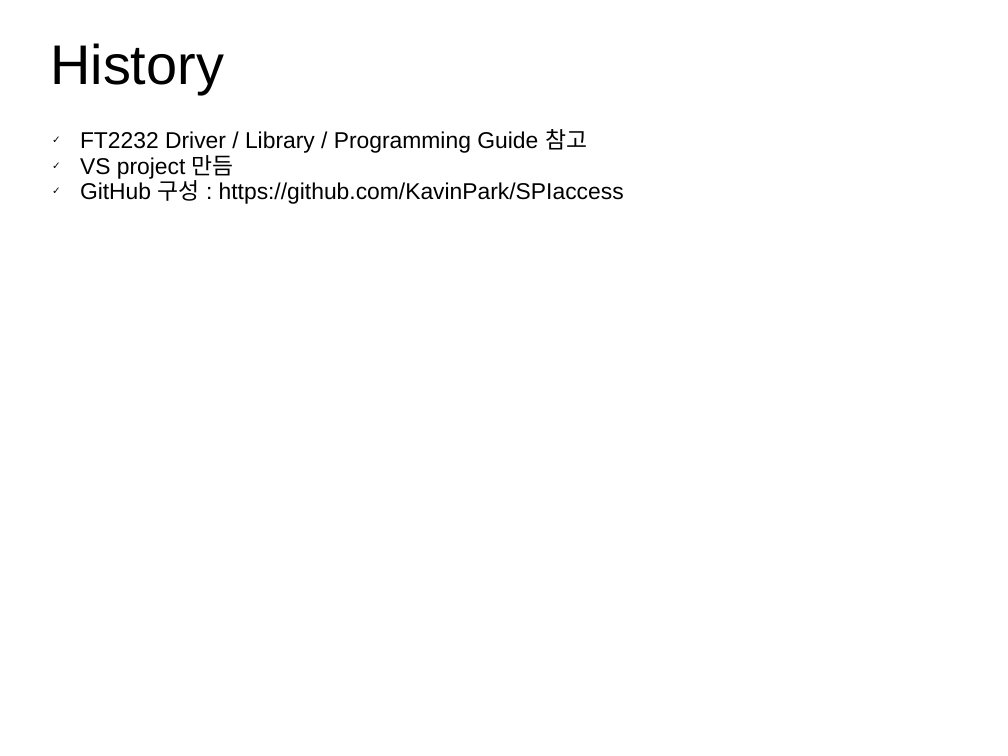
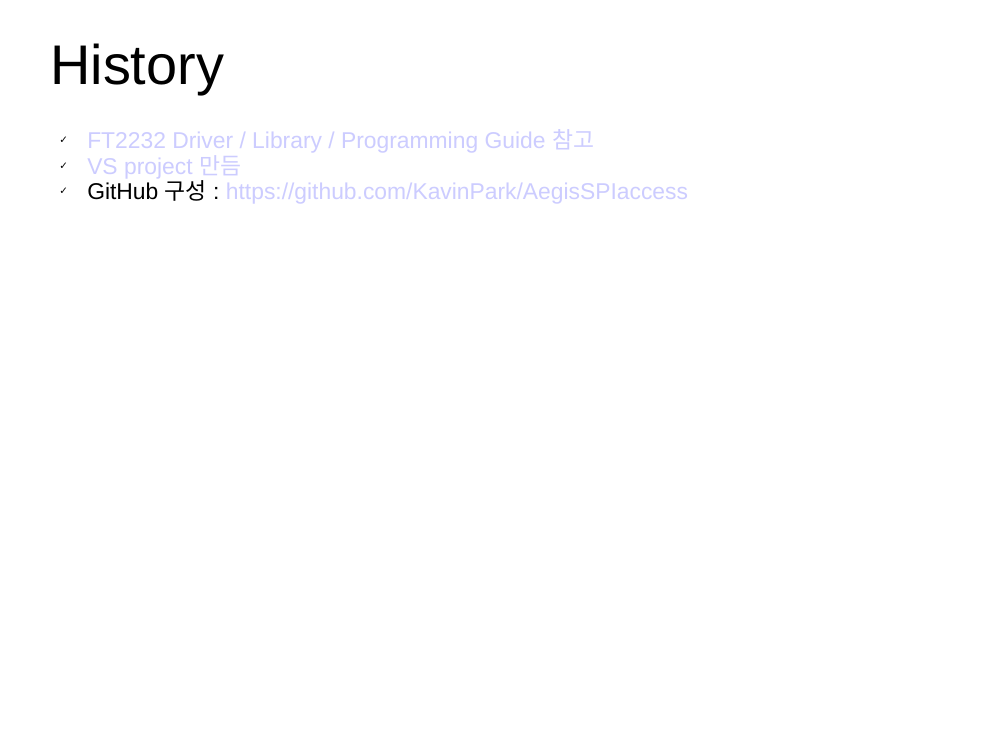
Before and after one commit to KavinPark/AegisSPIaccess, a slide deck: slide 1 of AegisSPI.ppt. Drawn at 1008x756 pixels with LibreOffice and Linux fonts; fonts in the diff are those of the drawing. Boxes give left, top, right and bottom in pixels: in the first picture for what was removed or moved away, otherwise in the second. Text is boxed around its words. In the diff, an @@ line names an element or a change of style, - is before the commit and + after.

```diff
--- a/AegisSPI.ppt
+++ b/AegisSPI.ppt
@@ text "FT2232 Driver / Library / ...": place and size @@
-text "FT2232 Driver / Library / ..." at (80,129,624,204)
+text "FT2232 Driver / Library / ..." at (87,129,688,203)
@@ text at (87,129,594,178): text colour #000000 to #CCCCFF in "FT2232 Driver / Library / Programming Guide ...", "VS project 만듬" @@
@@ text at (87,180,688,203): text changed; text colour #000000 to #CCCCFF @@
-✓ GitHub 구성 : https://github.com/KavinPark/SPIaccess
+✓ GitHub 구성 : https://github.com/KavinPark/AegisSPIaccess
```
Also in this commit, not shown: 1 slide added, 10 slides removed.
